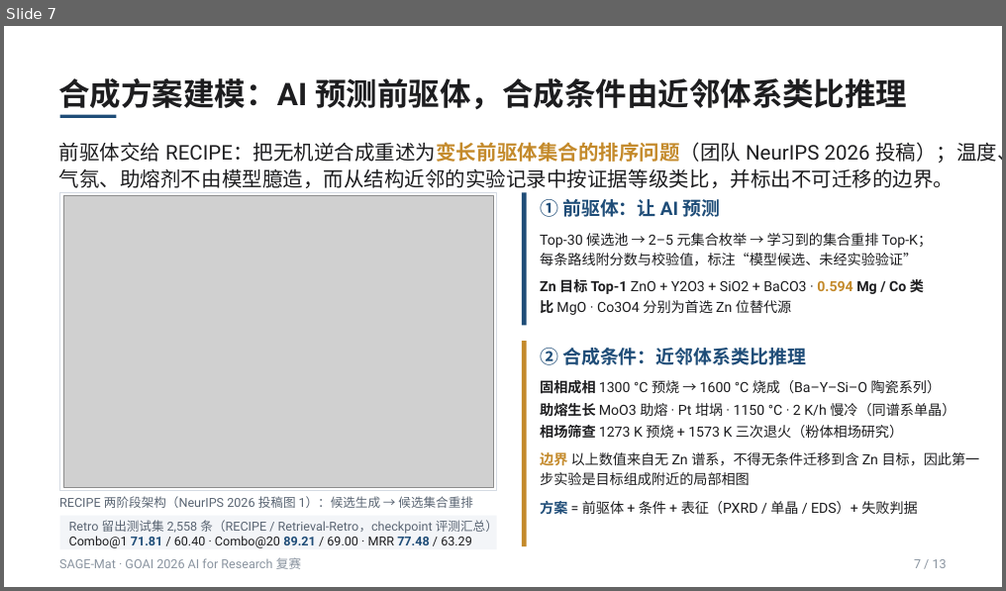
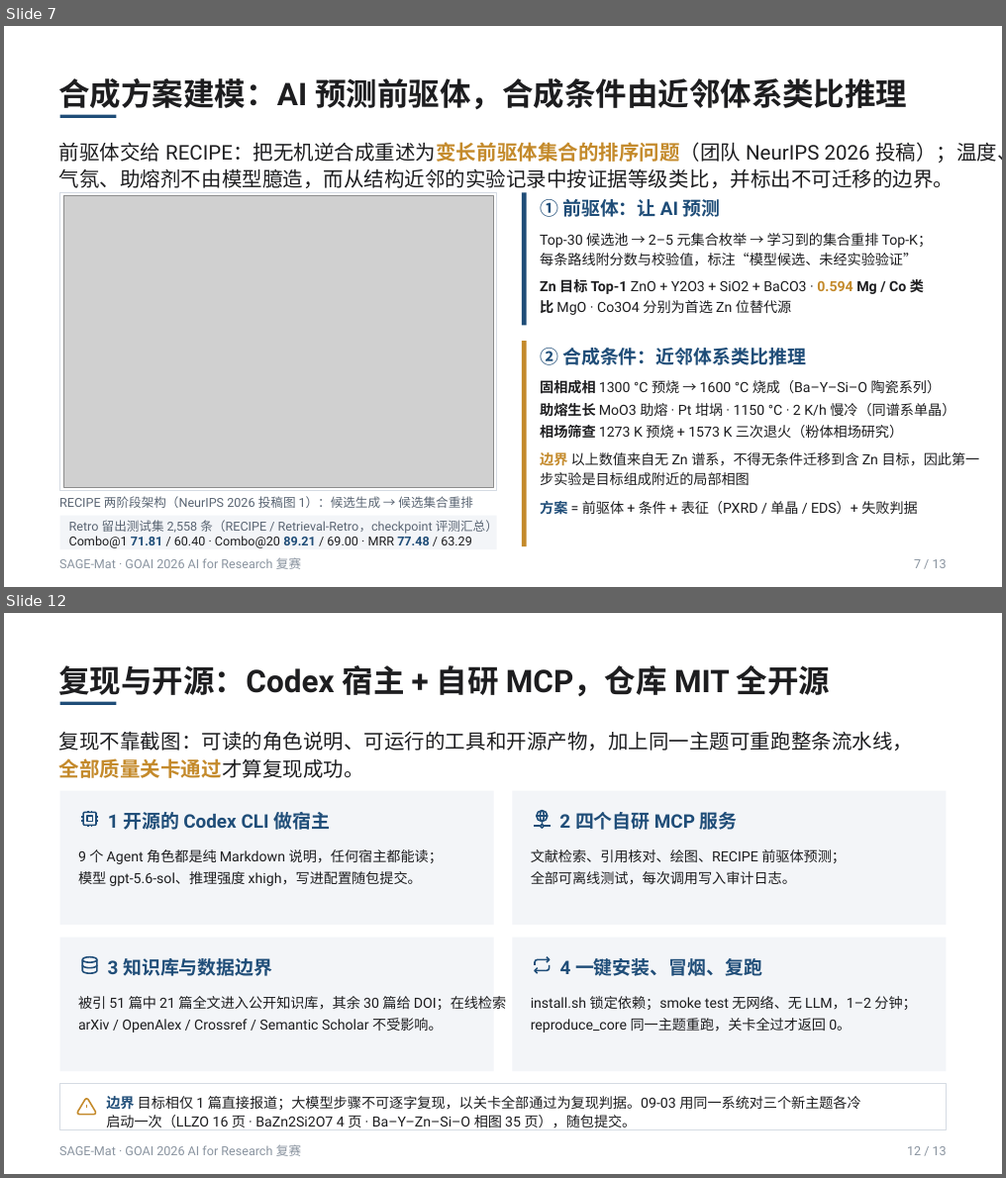
Before and after one commit to asimfish/goai_research, a slide deck: submission/方案说明PPT/SAGE-Mat_复赛方案说明.pptx. Shown one above the other, each under a label of ours: slide 7 before the commit, slides 7 and 12 after it; the slides between them are not shown. The pictures are 1006x591 and 1006x1178 pixels, drawn with LibreOffice and Linux fonts; fonts in the diff are those of the drawing; grey boxes stand for pictures. Boxes give left, top, right and bottom in pixels: in the first picture for what was removed or moved away, otherwise in the second. Text is boxed around its words. In the diff, an @@ line names an element or a change of style, - is before the commit and + after.

```diff
--- a/submission/方案说明PPT/SAGE-Mat_复赛方案说明.pptx
+++ b/submission/方案说明PPT/SAGE-Mat_复赛方案说明.pptx
@@ slide 12 added at [4,613,1002,1174], background #FFFFFF @@
@@ text added at [58,665,830,696], 30 pt, text #1D1D1F, bold @@
+复现与开源：Codex 宿主 + 自研 MCP，仓库 MIT 全开源
@@ text added at [59,731,913,778], 19.5 pt, text #1D1D1F @@
+复现不靠截图：可读的角色说明、可运行的工具和开源产物，加上同一主题可重跑整条流水线，全部质量关卡通过才算复现成功。
@@ rectangle added at [60,702,116,705], fill #1F4D78 @@
@@ group added at [60,791,506,1071]: 13 freeform shapes, 4 texts, 2 rectangles @@
+1 开源的 Codex CLI 做宿主
+9 个 Agent 角色都是纯 Markdown 说明，任何宿主都能读；模型 gpt-5.6-sol、推理强度 xhigh，写进配置随包提交。
+3 知识库与数据边界
+被引 51 篇中 21 篇全文进入公开知识库，其余 30 篇给 DOI；在线检索 arXiv / OpenAlex / Crossref / Semantic Scholar 不受影响。
@@ group added at [60,791,945,1131]: 13 freeform shapes, 5 texts, 3 rectangles @@
+2 四个自研 MCP 服务
+文献检索、引用核对、绘图、RECIPE 前驱体预测；全部可离线测试，每次调用写入审计日志。
+4 一键安装、冒烟、复跑
+install.sh 锁定依赖；smoke test 无网络、无 LLM，1–2 分钟；reproduce_core 同一主题重跑，关卡全过才返回 0。
+边界 目标相仅 1 篇直接报道；大模型步骤不可逐字复现，以关卡全部通过为复现判据。09-03 用同一系统对三个新主题各冷启动一次（LLZO 16 页 · BaZn2Si2O7 4 页 · Ba–Y–Zn–Si–O 相图 35 页），随包提交。
@@ text added at [59,1146,301,1157], 12 pt, text #8A94A0 @@
+SAGE-Mat · GOAI 2026 AI for Research 复赛
@@ text added at [907,1147,946,1156], 12 pt, text #8A94A0 @@
+12 / 13
```
Also in this commit, not shown: 5 slides changed, 2 other slides added, 3 slides removed, 22 other files.
